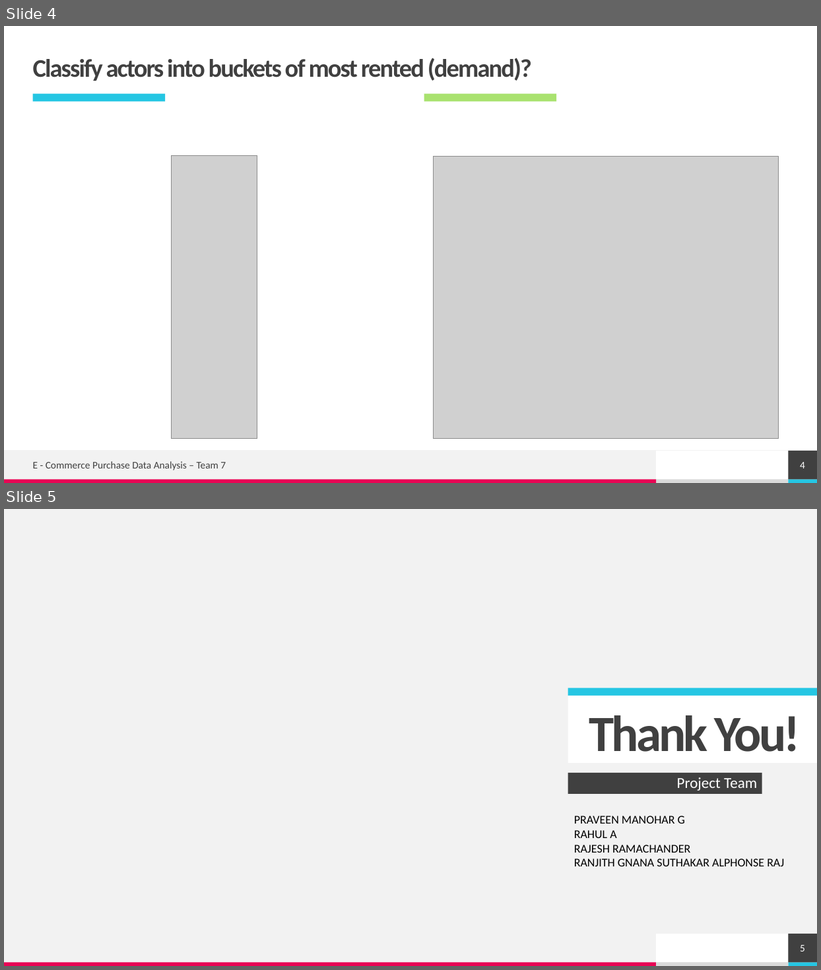
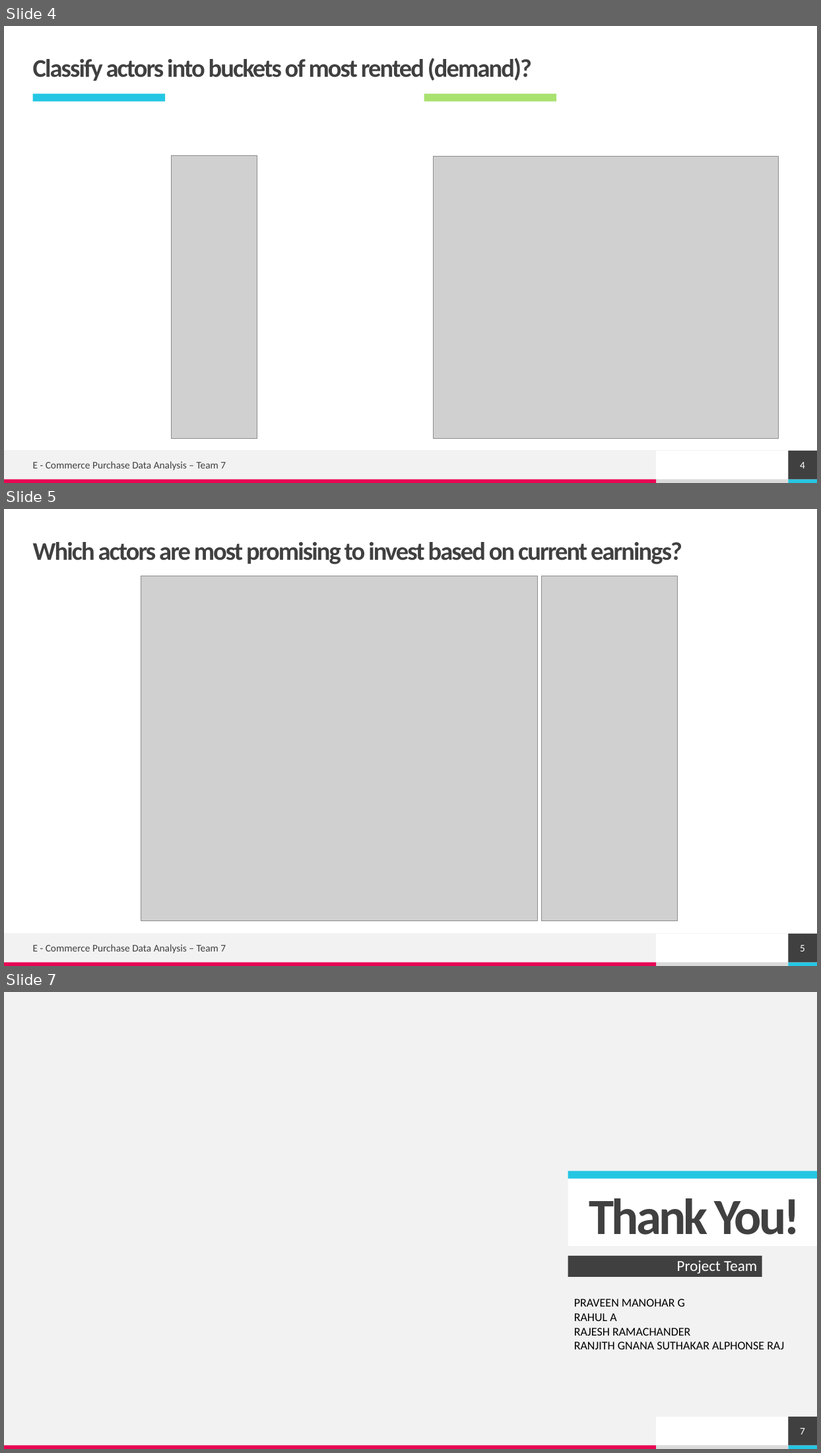
Before and after one commit to RajeshRamachander/mysqlpython, a slide deck: Team 7 - MYSQL - Project.pptx. Shown one above the other, each under a label of ours: slides 4 and 5 before the commit, slides 4, 5 and 7 after it; the slides between them are not shown. The pictures are 821x970 and 821x1453 pixels, drawn with LibreOffice and Linux fonts; fonts in the diff are those of the drawing; grey boxes stand for pictures. Boxes give left, top, right and bottom in pixels: in the first picture for what was removed or moved away, otherwise in the second. Text is boxed around its words. In the diff, an @@ line names an element or a change of style, - is before the commit and + after.

```diff
--- a/Team 7 - MYSQL - Project.pptx
+++ b/Team 7 - MYSQL - Project.pptx
@@ slide 5 added at [4,509,817,966], background #FFFFFF; not listed: 5 template elements that a slide beside it also shows @@
@@ title added at [33,542,682,564], 30 pt, text #404040, bold @@
+Which actors are most promising to invest based on current earnings?
@@ picture added at [141,576,538,922] @@
@@ picture added at [542,576,677,922] @@
@@ page number added at [789,934,817,963], fill #404040, 12 pt, text #FFFFFF @@
+5
@@ text added at [33,945,226,954], 12 pt, text #404040 @@
+E - Commerce Purchase Data Analysis – Team 7
@@ what was slide 5 is now slide 7 @@
@@ page number at [800,1428,805,1435]: text changed @@
-5
+7
```
Also in this commit, not shown: 1 slide changed, 1 other slide added, 2 other files.
